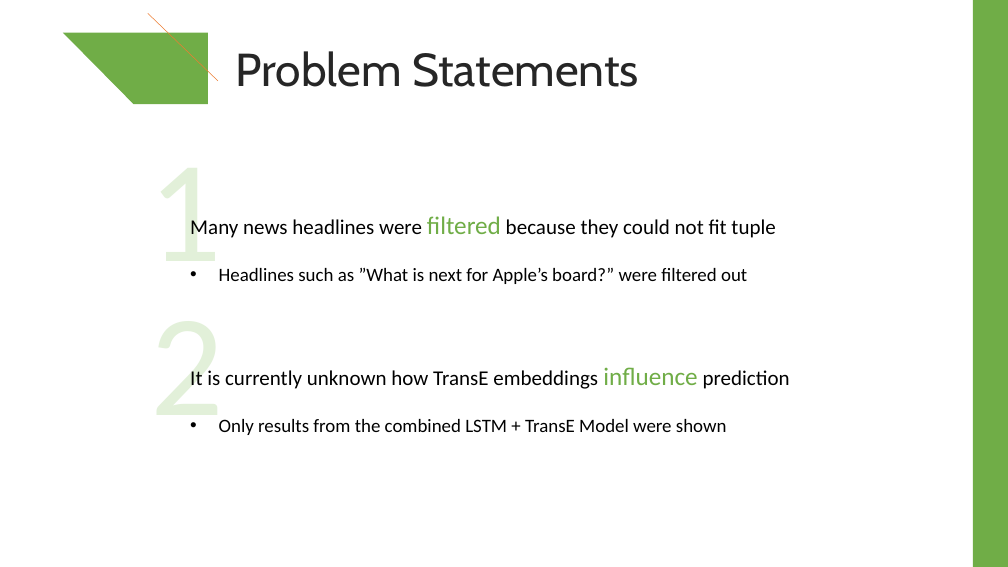
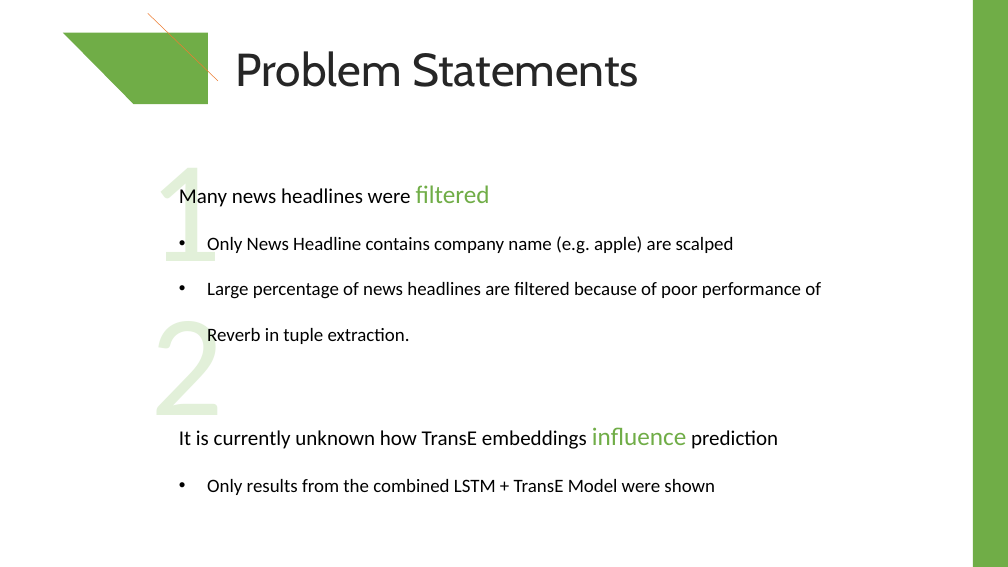
Before and after one commit to feiyuelankuang/Stock-Prediction-Project, a slide deck: slide 5 of report/cs6216_slides_v1.2.pptx. Drawn at 1008x567 pixels with LibreOffice and Linux fonts; fonts in the diff are those of the drawing. Boxes give left, top, right and bottom in pixels: in the first picture for what was removed or moved away, otherwise in the second. Text is boxed around its words. In the diff, an @@ line names an element or a change of style, - is before the commit and + after.

```diff
--- a/report/cs6216_slides_v1.2.pptx
+++ b/report/cs6216_slides_v1.2.pptx
@@ text "Many news headlines were filtered": place and size @@
-text "Many news headlines were filtered" at box(190, 216, 790, 435)
+text "Many news headlines were filtered" at box(179, 185, 821, 495)
@@ text at box(179, 185, 821, 344): text changed @@
-Many news headlines were filtered because they could not fit tuple
-• Headlines such as ”What is next for Apple’s board?” were filtered out
+Many news headlines were filtered
+• Only News Headline contains company name (e.g. apple) are scalped
+• Large percentage of news headlines are filtered because of poor performance of Reverb in tuple extraction.
```
Also in this commit, not shown: 1 other slide changed.
